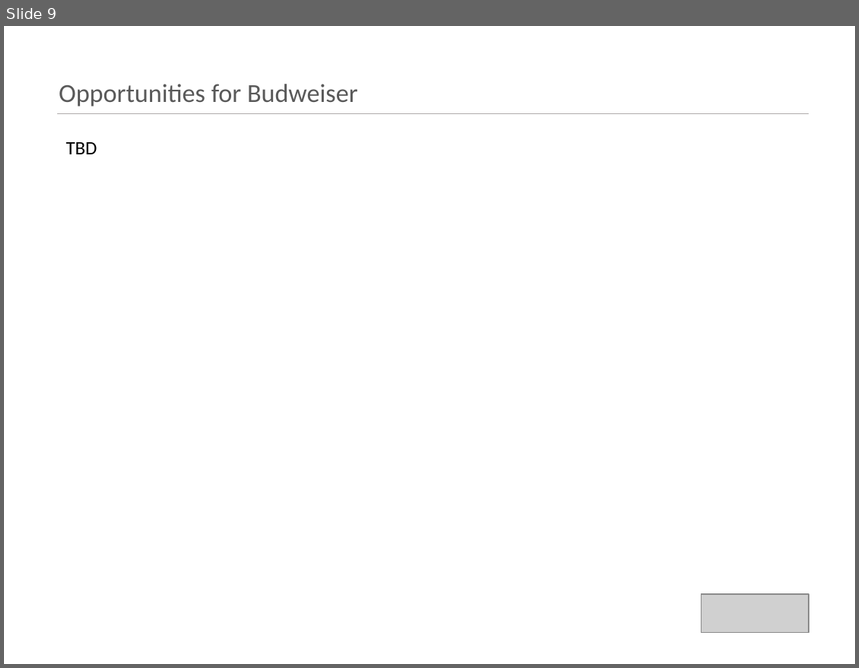
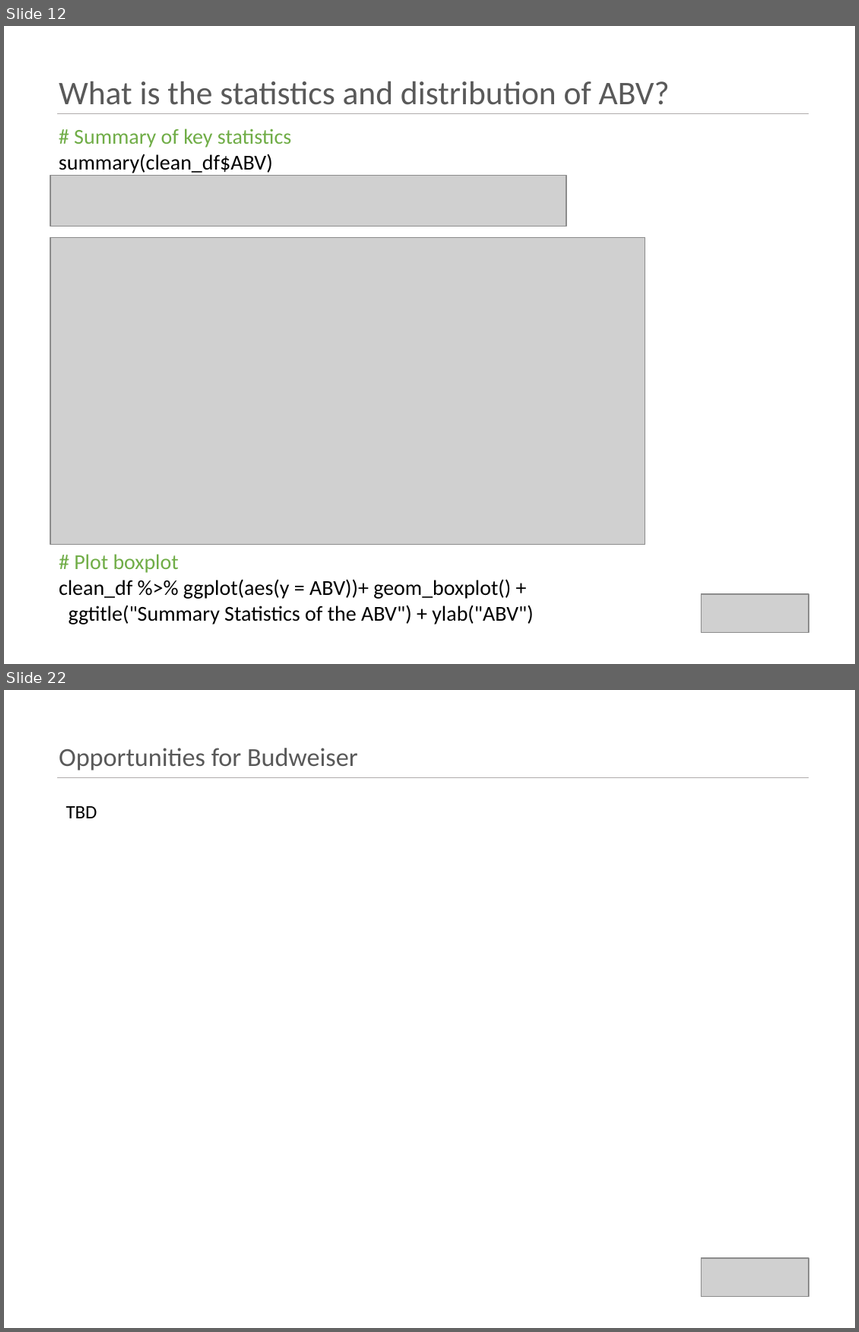
Before and after one commit to kristxh/6306-CaseStudy1-Beer, a slide deck: case_study_1_budweiser.pptx. Shown one above the other, each under a label of ours: slide 9 before the commit, slides 12 and 22 after it; the slides between them are not shown. The pictures are 859x668 and 859x1332 pixels, drawn with LibreOffice and Linux fonts; fonts in the diff are those of the drawing; grey boxes stand for pictures. Boxes give left, top, right and bottom in pixels: in the first picture for what was removed or moved away, otherwise in the second. Text is boxed around its words. In the diff, an @@ line names an element or a change of style, - is before the commit and + after.

```diff
--- a/case_study_1_budweiser.pptx
+++ b/case_study_1_budweiser.pptx
@@ slide 12 added at [4, 26, 855, 664], background #FFFFFF @@
@@ title added at [59, 81, 670, 105], 28 pt, text #595959 @@
+What is the statistics and distribution of ABV?
@@ line added from (58, 113) to (810, 113), #AFABAB 0.5 pt @@
@@ text added at [59, 129, 291, 173], 18 pt, text #70AD47 @@
+# Summary of key statistics
+summary(clean_df$ABV)
@@ picture added at [50, 176, 566, 226] @@
@@ picture added at [50, 238, 645, 545] @@
@@ text added at [59, 554, 534, 625], 18 pt, text #000000 @@
+# Plot boxplot
+clean_df %>% ggplot(aes(y = ABV))+ geom_boxplot() +
+ggtitle("Summary Statistics of the ABV") + ylab("ABV")
@@ picture added at [701, 594, 808, 633] @@
@@ what was slide 9 is now slide 22 @@
```
Also in this commit, not shown: 6 slides changed, 12 other slides added.
